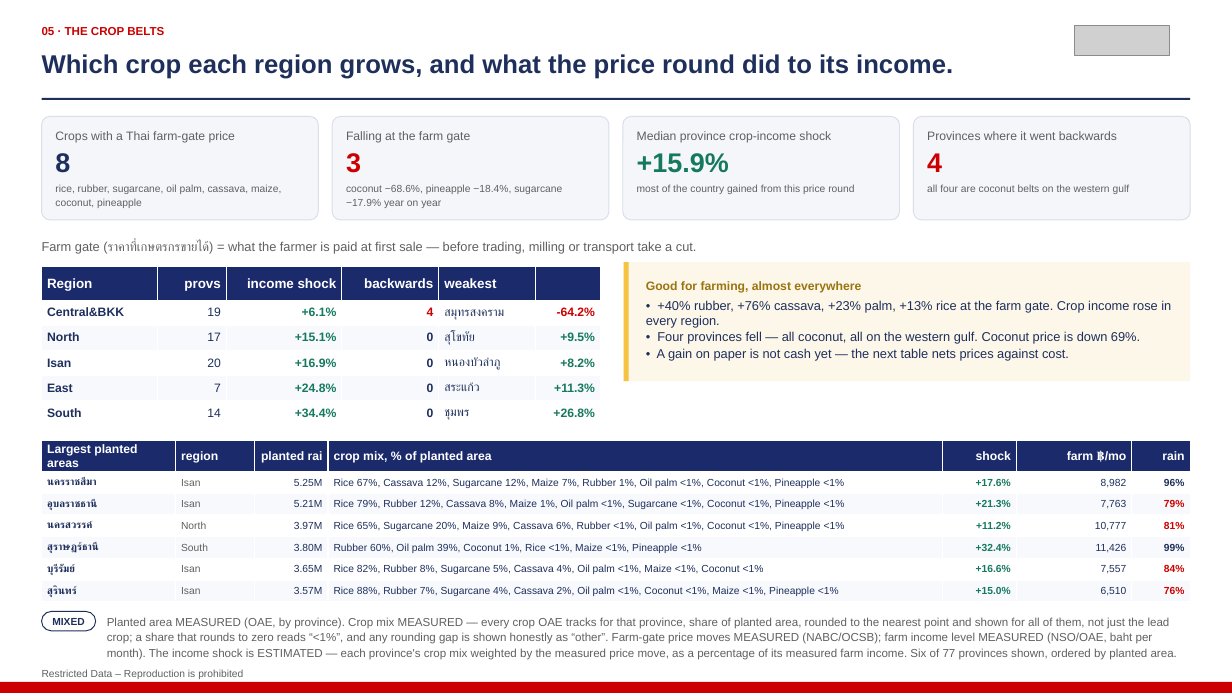
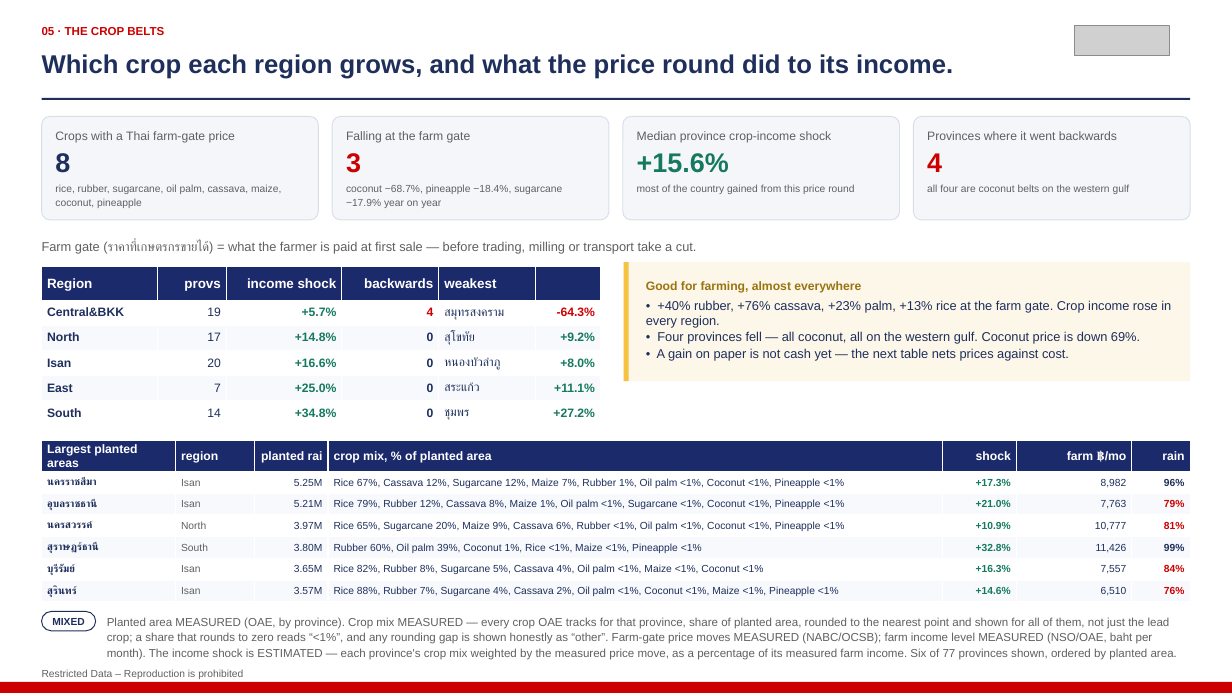
Before and after one commit to kaustavb2101/competitive-intel, a slide deck: slide 7 of docs/decks/mcom-2026-08-05-macro.pptx. Drawn at 1232x693 pixels with LibreOffice and Linux fonts; fonts in the diff are those of the drawing; grey boxes stand for pictures. Boxes give left, top, right and bottom in pixels: in the first picture for what was removed or moved away, otherwise in the second. Text is boxed around its words. In the diff, an @@ line names an element or a change of style, - is before the commit and + after.

```diff
--- a/docs/decks/mcom-2026-08-05-macro.pptx
+++ b/docs/decks/mcom-2026-08-05-macro.pptx
@@ text at (637,153,729,173): text changed @@
-+15.9%
++15.6%
@@ text at (346,184,562,208): text changed @@
-coconut −68.6%, pineapple −18.4%, sugarcane −17.9% year on year
+coconut −68.7%, pineapple −18.4%, sugarcane −17.9% year on year
@@ table at (42,267,601,426) @@
-row 2, column 3: +6.1%
+row 2, column 3: +5.7%
-row 2, column 6: -64.2%
+row 2, column 6: -64.3%
-row 3, column 3: +15.1%
+row 3, column 3: +14.8%
-row 3, column 6: +9.5%
+row 3, column 6: +9.2%
-row 4, column 3: +16.9%
+row 4, column 3: +16.6%
-row 4, column 6: +8.2%
+row 4, column 6: +8.0%
-row 5, column 3: +24.8%
+row 5, column 3: +25.0%
-row 5, column 6: +11.3%
+row 5, column 6: +11.1%
-row 6, column 3: +34.4%
+row 6, column 3: +34.8%
-row 6, column 6: +26.8%
+row 6, column 6: +27.2%
@@ table at (42,441,1190,601) @@
-row 2, column 5: +17.6%
+row 2, column 5: +17.3%
-row 3, column 5: +21.3%
+row 3, column 5: +21.0%
-row 4, column 5: +11.2%
+row 4, column 5: +10.9%
-row 5, column 5: +32.4%
+row 5, column 5: +32.8%
-row 6, column 5: +16.6%
+row 6, column 5: +16.3%
-row 7, column 5: +15.0%
+row 7, column 5: +14.6%
```
Also in this commit, not shown: 8 other slides changed, 1 other file.
